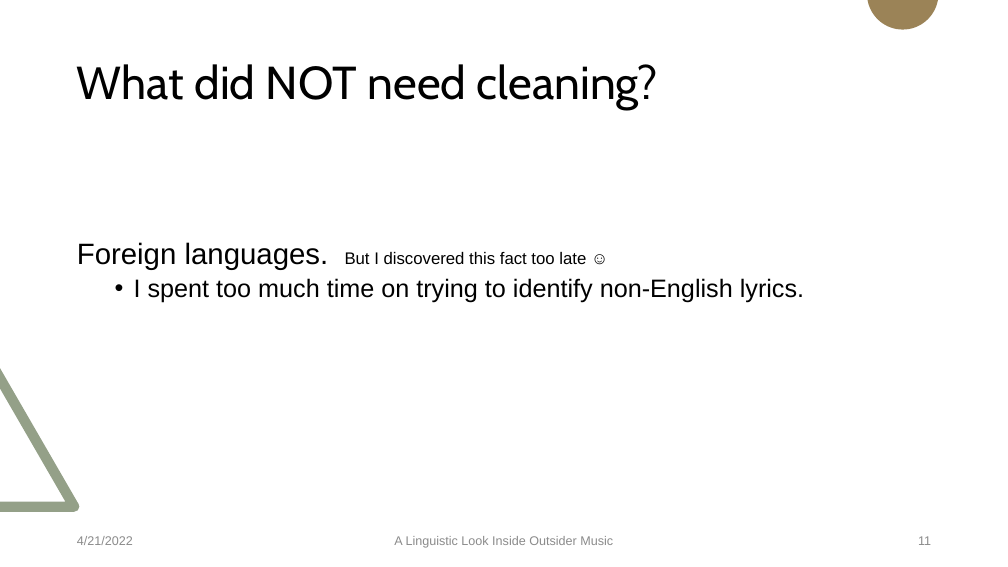
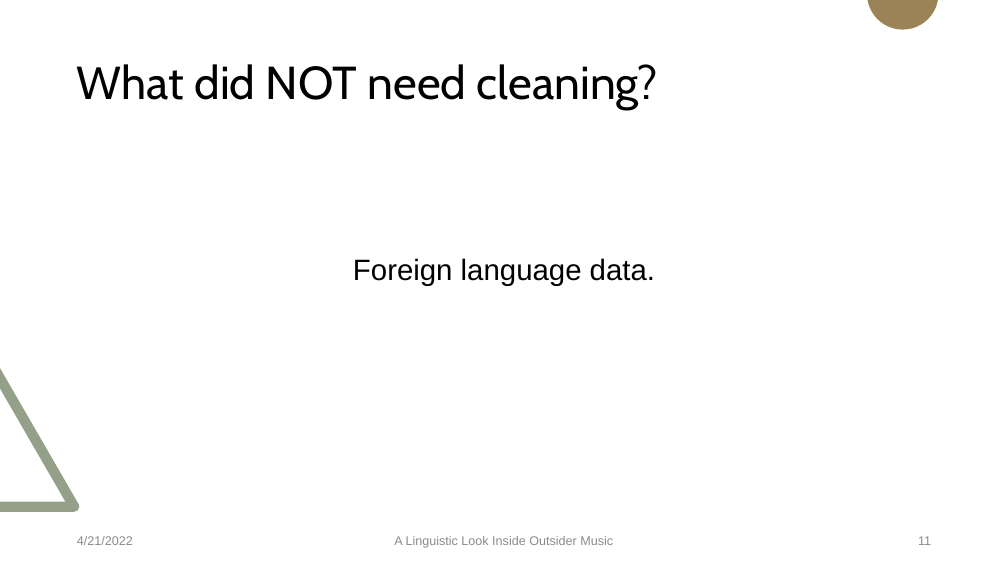
Before and after one commit to Data-Science-for-Linguists-2022/Outsider-Music-Linguistic-Analysis, a slide deck: slide 11 of presentation_4_20_22.pptx. Drawn at 1008x567 pixels with LibreOffice and Linux fonts; fonts in the diff are those of the drawing. Boxes give left, top, right and bottom in pixels: in the first picture for what was removed or moved away, otherwise in the second. Text is boxed around its words. In the diff, an @@ line names an element or a change of style, - is before the commit and + after.

```diff
--- a/presentation_4_20_22.pptx
+++ b/presentation_4_20_22.pptx
@@ text at (353,258,655,286): text changed; size 24 to 28 pt @@
-Foreign languages. But I discovered this fact too late ☺
-  • I spent too much time on trying to identify non-English lyrics.
+Foreign language data.
```
Also in this commit, not shown: 9 other slides changed.
